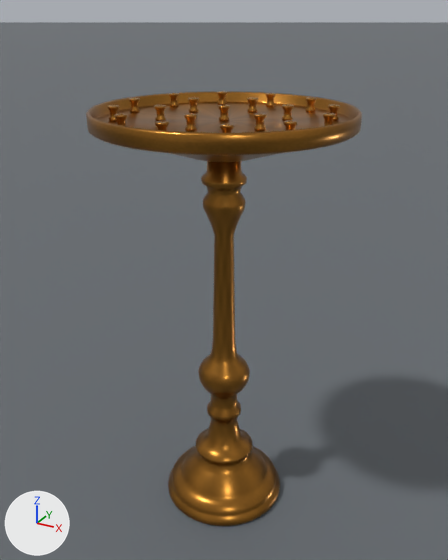
The Blender file art/blender/candle_stand.blend: old version first, new version second.
The view is the same before and after, from a camera (50 mm lens) standing at (0.637, -1.158, 1.186) and looking at (-0.006, 0.011, 0.601). Arrows for +X, +Y and +Z are at lower left; the lights stay in place. The picture after the commit comes second.

The first picture shows 'Pedestal', 'Socket00', 'Socket01', 'Socket02', 'Socket03', 'Socket04', 'Socket05', 'Socket06', 'Socket07', 'Socket08', 'Socket09', 'Socket10', 'Socket11', 'Socket12', 'Socket13', 'Socket14', 'Socket15', 'Socket16', 'Socket17', 'Socket18', 'StudioFloor', 'Tray'.
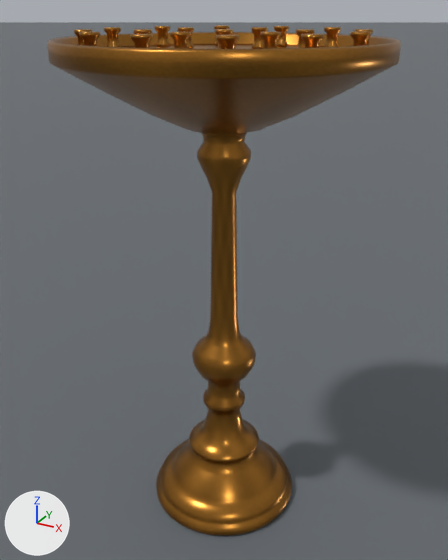
Boxes (x1, y1, x2, y2) around the edits, measured in the pictures (448 x 560 px; the box of a moved part takes in the faces that stretch with it):
'Tray', reshaped (28% wider, 45% taller)
    before: (86, 92, 362, 162)
    after: (47, 32, 401, 134)
'Pedestal', reshaped (21% wider, 10% taller)
    before: (168, 161, 280, 526)
    after: (156, 133, 292, 536)
'Socket12', reshaped, moved
    before: (184, 113, 197, 131)
    after: (170, 32, 191, 49)
'Socket13', reshaped, moved
    before: (254, 113, 266, 131)
    after: (261, 32, 281, 49)
'Socket09', reshaped, moved
    before: (129, 98, 140, 113)
    after: (104, 27, 121, 47)
'Socket05', reshaped, moved
    before: (306, 97, 317, 112)
    after: (324, 27, 341, 47)
'Socket15', reshaped, moved
    before: (247, 97, 258, 113)
    after: (251, 27, 268, 49)
'Socket01', reshaped, moved
    before: (220, 123, 234, 133)
    after: (216, 35, 239, 49)
'Socket08', reshaped, moved (55% wider, 47% taller)
    before: (169, 93, 179, 107)
    after: (154, 26, 170, 47)
'Socket00', reshaped, moved
    before: (155, 121, 169, 131)
    after: (130, 34, 153, 48)
'Socket02', reshaped, moved
    before: (284, 120, 297, 130)
    after: (301, 34, 324, 48)
'Socket03', reshaped, moved
    before: (323, 113, 335, 126)
    after: (350, 32, 371, 46)
'Socket11', reshaped, moved
    before: (115, 114, 127, 126)
    after: (79, 32, 100, 46)
'Socket06', reshaped, moved (45% wider, 47% taller)
    before: (266, 93, 276, 107)
    after: (274, 26, 289, 47)
'Socket14', reshaped, moved
    before: (282, 105, 294, 121)
    after: (296, 29, 314, 48)
'Socket16', reshaped, moved
    before: (188, 98, 199, 113)
    after: (178, 27, 194, 49)
'Socket18', reshaped, moved
    before: (218, 105, 230, 121)
    after: (215, 29, 233, 49)
'Socket10', reshaped, moved
    before: (107, 105, 119, 122)
    after: (74, 29, 93, 45)
'Socket17', reshaped, moved
    before: (154, 105, 166, 121)
    after: (133, 29, 152, 34)
'Socket04', reshaped, moved
    before: (328, 104, 340, 121)
    after: (355, 29, 373, 45)
'Socket07', reshaped, moved (45% wider, 47% taller)
    before: (217, 91, 227, 105)
    after: (214, 25, 229, 46)
part 3 of me_socket00, moved or reshaped
    before: (107, 91, 340, 133)
    after: (74, 25, 373, 49)

Edits to the bpy script that builds the scene:
```text
Change me_pedestal:
    used by ob_pedestal; parent = ob_candlestand; location = (0.0, 0.0, 0.0)
    remove me_pedestal.from_pydata(...)  # 2560 vertices, 2498 faces; spans x -0.15..0.15, y -0.15..0.15, z 0.0..0.899
    add me_pedestal.from_pydata(...)  # 2560 vertices, 2498 faces; spans x -0.182..0.182, y -0.182..0.182, z 0.0..1.02
    me_pedestal part 1: the whole mesh is multiplied about the mesh origin by the matrix ((1.214, 0.0, 0.0), (0.0, 1.214, 0.0), (0.0, 0.0, 1.135))
Change me_tray:
    used by ob_tray; parent = ob_candlestand; location = (0.0, 0.0, 0.0)
    remove me_tray.from_pydata(...)  # 768 vertices, 706 faces; spans x -0.28..0.28, y -0.28..0.28, z 0.895..0.995
    add me_tray.from_pydata(...)  # 768 vertices, 706 faces; spans x -0.34..0.34, y -0.34..0.34, z 0.948..1.129
    me_tray part 2: 768 of 768 vertices moved; they spanned x -0.28..0.28, y -0.28..0.28, z 0.895..0.995 and now span x -0.34..0.34, y -0.34..0.34, z 0.948..1.129; mean shift (0.0, 0.0, 0.112)
Change me_socket00:
    used by ob_socket00; parent = ob_candlestand; location = (0.0, -0.228, 0.97)
    remove me_socket00.from_pydata(...)  # 352 vertices, 352 faces; spans x -0.012..0.012, y -0.012..0.012, z 0.0..0.03
    add me_socket00.from_pydata(...)  # 352 vertices, 352 faces; spans x -0.018..0.018, y -0.018..0.018, z 0.0..0.045
    me_socket00 part 3: 288 of 352 vertices moved; they spanned x -0.012..0.012, y -0.012..0.012, z 0.0..0.03 and now span x -0.018..0.018, y -0.018..0.018, z 0.0..0.045; mean shift (0.0, 0.0, 0.0069); largest move (0.0118, 0.0023, 0.03) -> (0.0177, 0.0035, 0.045)
Change ob_socket00:
    ob_socket00.location: (0.0, -0.228, 0.97) -> (0.0, -0.277, 1.101)
Change ob_socket01:
    ob_socket01.location: (0.114, -0.197, 0.97) -> (0.138, -0.24, 1.101)
Change ob_socket02:
    ob_socket02.location: (0.197, -0.114, 0.97) -> (0.24, -0.138, 1.101)
Change ob_socket03:
    ob_socket03.location: (0.228, 0.0, 0.97) -> (0.277, 0.0, 1.101)
Change ob_socket04:
    ob_socket04.location: (0.197, 0.114, 0.97) -> (0.24, 0.138, 1.101)
Change ob_socket05:
    ob_socket05.location: (0.114, 0.197, 0.97) -> (0.138, 0.24, 1.101)
Change ob_socket06:
    ob_socket06.location: (0.0, 0.228, 0.97) -> (0.0, 0.277, 1.101)
Change ob_socket07:
    ob_socket07.location: (-0.114, 0.197, 0.97) -> (-0.138, 0.24, 1.101)
Change ob_socket08:
    ob_socket08.location: (-0.197, 0.114, 0.97) -> (-0.24, 0.138, 1.101)
Change ob_socket09:
    ob_socket09.location: (-0.228, 0.0, 0.97) -> (-0.277, 0.0, 1.101)
Change ob_socket10:
    ob_socket10.location: (-0.197, -0.114, 0.97) -> (-0.24, -0.138, 1.101)
Change ob_socket11:
    ob_socket11.location: (-0.114, -0.197, 0.97) -> (-0.138, -0.24, 1.101)
Change ob_socket12:
    ob_socket12.location: (0.0, -0.132, 0.97) -> (0.0, -0.16, 1.101)
Change ob_socket13:
    ob_socket13.location: (0.114, -0.066, 0.97) -> (0.139, -0.0801, 1.101)
Change ob_socket14:
    ob_socket14.location: (0.114, 0.066, 0.97) -> (0.139, 0.0801, 1.101)
Change ob_socket15:
    ob_socket15.location: (0.0, 0.132, 0.97) -> (0.0, 0.16, 1.101)
Change ob_socket16:
    ob_socket16.location: (-0.114, 0.066, 0.97) -> (-0.139, 0.0801, 1.101)
Change ob_socket17:
    ob_socket17.location: (-0.114, -0.066, 0.97) -> (-0.139, -0.0801, 1.101)
Change ob_socket18:
    ob_socket18.location: (0.0, 0.0, 0.97) -> (0.0, 0.0, 1.101)
```
